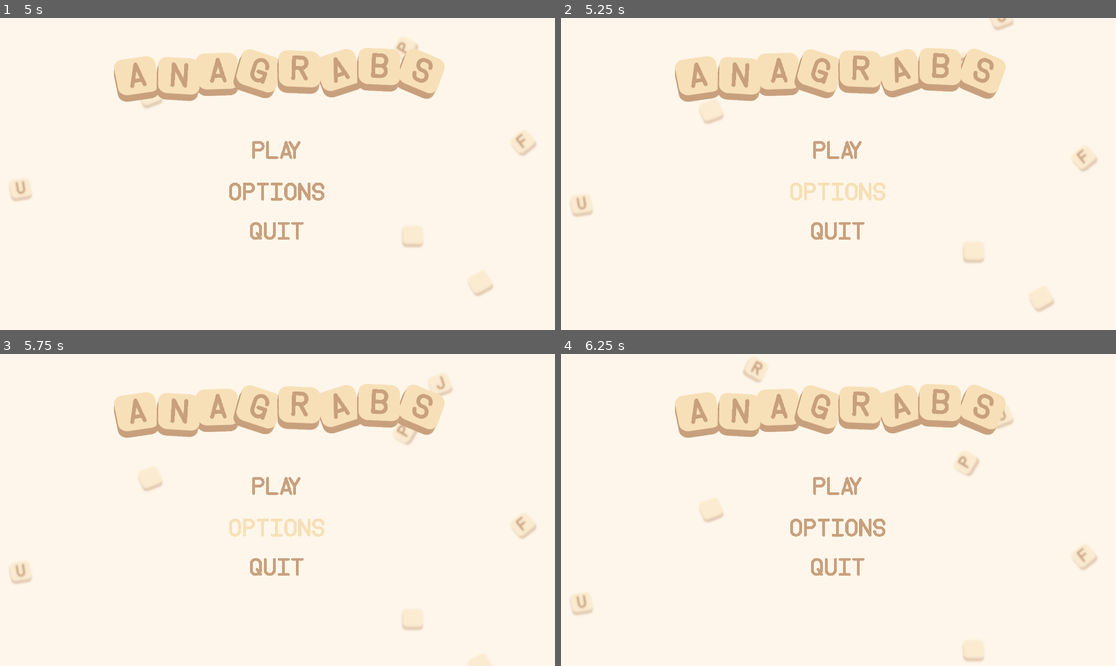
Above: before the commit, frames 1-4 (two rows, left to right).
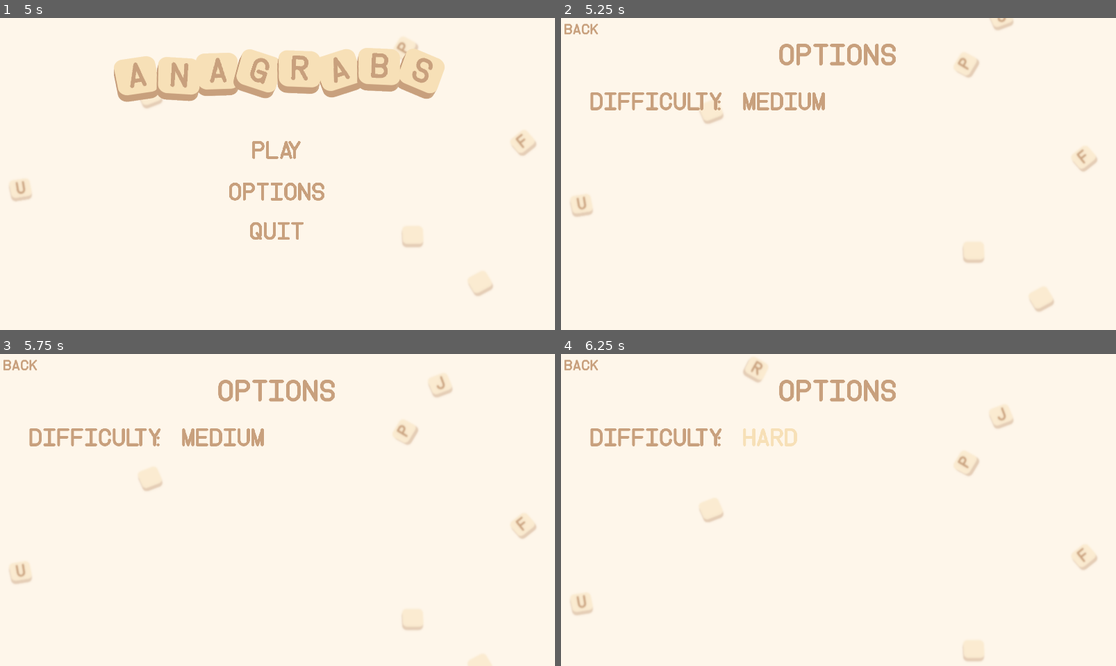
Above: after the commit, the same moments.

Repository: Paperninja20/Anagrabs
Game: Godot game, scene res://MainMenu.tscn
Same seed, same stepped clock (60 frames per second), same inputs: the game is played once before the commit and once after it.
Inputs (mouse positions are in pixels of both pictures, inside the frame that each line leads up to):
- Up to frame 1 (5 s): move the mouse to (399, 158) at 0.52 s; press the mouse at (399, 158) at 0.53 s; release the mouse at (399, 158) at 1.25 s; drag from (166, 189) to (249, 236) at 1.27 s; move the mouse to (333, 105) at 2.02 s; press the mouse at (333, 105) at 2.03 s; release the mouse at (333, 105) at 2.75 s; drag from (249, 236) to (111, 127) at 2.77 s; move the mouse to (444, 220) at 3.52 s; press the mouse at (444, 220) at 3.53 s; release the mouse at (444, 220) at 4.25 s; drag from (111, 127) to (194, 96) at 4.27 s
- Up to frame 2 (5.25 s): move the mouse to (866, 174) at 5.02 s; press the mouse at (866, 174) at 5.03 s
- Up to frame 3 (5.75 s): no input
- Up to frame 4 (6.25 s): release the mouse at (866, 510) at 5.75 s; drag from (755, 432) to (727, 525) at 5.77 s

Frame 1 is identical in both runs. In frame 2, 9.7% of the frame differs, in the area x 0-81%, y 1-72%; in frame 3, 9.8%; in frame 4, 9.7%.

Commit message:
Potential Bug fix
Tried fixing the mysterious missing letter bug

Diff:
--- a/Back.gd
+++ b/Back.gd
@@ -10,12 +10,13 @@
 func _ready():
 	pass # Replace with function body.
 
-
-# Called every frame. 'delta' is the elapsed time since the previous frame.
-func _process(delta):
-	if Input.is_action_just_pressed("MouseClick") and hovering:
-		get_tree().call_group("MenuGroup", "show")
-	get_parent().queue_free()
+func _input(event):
+	if event is InputEventMouseButton and hovering:
+		if event.is_pressed():
+			get_tree().call_group("MenuGroup", "show")
+			get_parent().visible = false
+			hovering = false
+			set("custom_colors/font_color", Color("#c9a17e"))
 
 
 func _on_Back_mouse_entered():
--- a/Board.gd
+++ b/Board.gd
@@ -45,7 +45,7 @@
 
 	return false
 
-func replaceTile(firstKey, newTile):
+func replaceTile(firstKey, newTile, scrabbleWords):
 	var replaceTile = tileSlots[firstKey]
 	var replaceLetter = replaceTile.tileLetter
 	var replaceTween = replaceTile.get_node("Tween")
@@ -65,6 +65,19 @@
 	tween.interpolate_property(newTile, "position", Vector2(960, 420), Vector2(firstKey[0], firstKey[1]), 0.2, Tween.TRANS_QUAD, Tween.EASE_OUT)
 	tween.interpolate_property(newTile, "scale", Vector2(0.25, 0.25), Vector2(0.5, 0.5), 0.2, Tween.TRANS_QUAD, Tween.EASE_OUT)
 	tween.start()
+	var lettersOut = []
+	for tile in get_children():
+		if !(tile is Node2D):
+			continue
+		lettersOut.append(tile.tileLetter)
+	for word in get_node("../PlayerWords").get_children():
+		word.calculateNextPlays(lettersOut, scrabbleWords)
+	for word in get_node("../ComputerWords").get_children():
+		if word is Timer:
+			continue
+		word.calculateNextPlays(lettersOut, scrabbleWords)
+
+	get_node("../ComputerWords").calculatePlays()
 	#var timer = Timer.new()
 	#add_child(timer)
 	#timer.wait_time = 0
--- a/ComputerWords.gd
+++ b/ComputerWords.gd
@@ -15,6 +15,12 @@
 # Called when the node enters the scene tree for the first time.
 func _ready():
 	randomize()
+	if Global.difficulty == 1:
+		$CalculationTimer.wait_time = 4
+	elif Global.difficulty == 2:
+		$CalculationTimer.wait_time = 3
+	else:
+		$CalculationTimer.wait_time = 2
 	pass # Replace with function body.
 
 
@@ -24,9 +30,10 @@
 
 
 func _on_Timer_timeout():
-	var diceRoll = randi()%3 + 1
+	var dice = 3
+	var diceRoll = randi()%dice + 1
 	print(diceRoll)
-	if diceRoll == 3:
+	if diceRoll == 1:
 		makePlay()
 	pass # Replace with function body.
 
@@ -85,12 +92,24 @@
 	var tileArray = []
 	var tileArraySorted = []
 	var stolen = false
-	var weightedDice = [1,2,2,3,3,3,3,3,3,3]
-	var playType = weightedDice[rand_range(0, weightedDice.size() - 1)]
+	var easyWeightedDice = [1,2,2,3,3,3,3,3,3,3]
+	var mediumWeightedDice = [1,1,2,2,2,3,3,3,3,3]
+	var hardWeightedDice = [1,1,1,2,2,2,3,3,3,3]
+	var playType
+	if Global.difficulty == 1:
+		playType = easyWeightedDice[rand_range(0, easyWeightedDice.size() - 1)]
+	elif Global.difficulty == 2:
+		playType = mediumWeightedDice[rand_range(0, mediumWeightedDice.size() - 1)]
+	else:
+		playType = hardWeightedDice[rand_range(0, hardWeightedDice.size() - 1)]
+	if possibleStealPlays.empty() and possibleTransformPlays.empty():
+		playType = 3
+	elif possibleStealPlays.empty():
+		playType = randi()%2 + 2
 
 	match playType:
 		1:
-			print('stealing')
+			print("stealing")
 			if !possibleStealPlays.empty():
 				stolen = true
 				play = possibleStealPlays.keys()[rand_range(0, possibleStealPlays.size() - 1)]
@@ -135,9 +154,8 @@
 
 
 		2:
-			print('transforming')
+			print("transforming")
 			if !possibleTransformPlays.empty():
-
 				play = possibleTransformPlays.keys()[rand_range(0, possibleTransformPlays.size() - 1)]
 				var copyOfPlay = play
 				possibleTransformPlays[play].get_parent().remove_child(possibleTransformPlays[play])
@@ -179,9 +197,8 @@
 
 
 		3:
-			print('normal')
+			print("normal")
 			if !possibleTilePlays.empty():
-
 				play = possibleTilePlays[rand_range(0, possibleTilePlays.size() - 1)]
 				var copyOfPlay = play
 				for tile in get_node("../Board").get_children():
@@ -213,9 +230,8 @@
 			else:
 				return
 
-
-
 	print(newWord.word, " is play")
+
 	add_child(newWord)
 	arrangeWords()
 	addWord(tileArraySorted)
--- a/DifficultySelection.gd
+++ b/DifficultySelection.gd
@@ -8,17 +8,28 @@
 
 # Called when the node enters the scene tree for the first time.
 func _ready():
+	updateText()
 	pass # Replace with function body.
 
 
 # Called every frame. 'delta' is the elapsed time since the previous frame.
-func _process(delta):
-	if Input.is_action_just_pressed("MouseClick") and hovering:
-		if Global.difficulty == 3:
-			Global.difficulty = 1
-		else:
-			Global.difficulty += 1
+func _input(event):
+	if event is InputEventMouseButton and hovering:
+		if event.is_pressed():
+			if Global.difficulty == 3:
+				Global.difficulty = 1
+			else:
+				Global.difficulty += 1
+			updateText()
 
+
+func updateText():
+	if Global.difficulty == 1:
+		text = "EASY"
+	elif Global.difficulty == 2:
+		text = "MEDIUM"
+	else:
+		text = "HARD"
 
 func _on_DifficultySelection_mouse_entered():
 	set("custom_colors/font_color", Color("#f8e1b8"))
--- a/MainMenu.tscn
+++ b/MainMenu.tscn
@@ -7,6 +7,7 @@
 [ext_resource path="res://PlayButton.gd" type="Script" id=5]
 [ext_resource path="res://OptionsButton.gd" type="Script" id=6]
 [ext_resource path="res://QuitButton.gd" type="Script" id=7]
+[ext_resource path="res://OptionsMenu.tscn" type="PackedScene" id=8]
 
 [sub_resource type="Shader" id=1]
 code = "shader_type canvas_item;
@@ -41,6 +42,9 @@
 position = Vector2( 965.865, 551.872 )
 scale = Vector2( 1.03329, 1.05295 )
 texture = ExtResource( 1 )
+
+[node name="OptionsScene" parent="." instance=ExtResource( 8 )]
+visible = false
 
 [node name="A" parent="." groups=[
 "MenuGroup",
--- a/Options.tscn
+++ /dev/null
@@ -1,87 +0,0 @@
-[gd_scene load_steps=8 format=2]
-
-[ext_resource path="res://Assets/Instruction Bold.ttf" type="DynamicFontData" id=1]
-[ext_resource path="res://DifficultySelection.gd" type="Script" id=2]
-[ext_resource path="res://Back.gd" type="Script" id=3]
-
-[sub_resource type="DynamicFont" id=1]
-size = 82
-font_data = ExtResource( 1 )
-
-[sub_resource type="DynamicFont" id=2]
-size = 82
-font_data = ExtResource( 1 )
-
-[sub_resource type="DynamicFont" id=3]
-size = 100
-font_data = ExtResource( 1 )
-
-[sub_resource type="DynamicFont" id=4]
-size = 50
-font_data = ExtResource( 1 )
-
-[node name="Options" type="Node2D"]
-
-[node name="Difficulty" type="Label" parent="."]
-margin_left = 80.0
-margin_top = 225.0
-margin_right = 608.0
-margin_bottom = 335.0
-custom_fonts/font = SubResource( 1 )
-custom_colors/font_color = Color( 0.788235, 0.631373, 0.494118, 1 )
-text = "DIFFICULTY:"
-align = 1
-valign = 1
-__meta__ = {
-"_edit_use_anchors_": false
-}
-
-[node name="DifficultySelection" type="Label" parent="Difficulty"]
-margin_left = 550.0
-margin_right = 742.0
-margin_bottom = 110.0
-mouse_filter = 1
-custom_fonts/font = SubResource( 2 )
-custom_colors/font_color = Color( 0.788235, 0.631373, 0.494118, 1 )
-text = "EASY"
-align = 1
-valign = 1
-script = ExtResource( 2 )
-__meta__ = {
-"_edit_use_anchors_": false
-}
-
-[node name="Options" type="Label" parent="."]
-margin_left = 755.0
-margin_top = 50.0
-margin_right = 1166.0
-margin_bottom = 319.0
-grow_horizontal = 2
-custom_fonts/font = SubResource( 3 )
-custom_colors/font_color = Color( 0.788235, 0.631373, 0.494118, 1 )
-text = "OPTIONS
-"
-align = 1
-valign = 1
-__meta__ = {
-"_edit_use_anchors_": false
-}
-
-[node name="Back" type="Label" parent="."]
-margin_left = 12.4726
-margin_right = 131.473
-margin_bottom = 67.0
-mouse_filter = 1
-custom_fonts/font = SubResource( 4 )
-custom_colors/font_color = Color( 0.788235, 0.631373, 0.494118, 1 )
-text = "BACK"
-align = 1
-valign = 1
-script = ExtResource( 3 )
-__meta__ = {
-"_edit_use_anchors_": false
-}
-[connection signal="mouse_entered" from="Difficulty/DifficultySelection" to="Difficulty/DifficultySelection" method="_on_DifficultySelection_mouse_entered"]
-[connection signal="mouse_exited" from="Difficulty/DifficultySelection" to="Difficulty/DifficultySelection" method="_on_DifficultySelection_mouse_exited"]
-[connection signal="mouse_entered" from="Back" to="Back" method="_on_Back_mouse_entered"]
-[connection signal="mouse_exited" from="Back" to="Back" method="_on_Back_mouse_exited"]
--- a/OptionsButton.gd
+++ b/OptionsButton.gd
@@ -4,7 +4,6 @@
 # Declare member variables here. Examples:
 # var a = 2
 # var b = "text"
-var optionsScene = preload("res://Options.tscn")
 var tile = preload("res://Tile.tscn")
 var hovering = false
 
@@ -15,8 +14,11 @@
 func _input(event):
 	if event is InputEventMouseButton and hovering:
 		if event.is_pressed():
-			pass
-		#get_tree().call_group("MenuGroup", "hide")
+			get_tree().call_group("MenuGroup", "hide")
+			get_parent().get_node("OptionsScene").visible = true
+			hide()
+			hovering = false
+			set("custom_colors/font_color", Color("#c9a17e"))
 
 
 func _on_Options_mouse_entered():
@@ -28,4 +30,4 @@
 	hovering = false
 
 func hide():
-	visible = true
+	visible = false
--- /dev/null
+++ b/OptionsMenu.tscn
@@ -0,0 +1,86 @@
+[gd_scene load_steps=8 format=2]
+
+[ext_resource path="res://Back.gd" type="Script" id=1]
+[ext_resource path="res://DifficultySelection.gd" type="Script" id=2]
+[ext_resource path="res://Assets/Instruction Bold.ttf" type="DynamicFontData" id=3]
+
+[sub_resource type="DynamicFont" id=1]
+size = 82
+font_data = ExtResource( 3 )
+
+[sub_resource type="DynamicFont" id=2]
+size = 82
+font_data = ExtResource( 3 )
+
+[sub_resource type="DynamicFont" id=3]
+size = 100
+font_data = ExtResource( 3 )
+
+[sub_resource type="DynamicFont" id=4]
+size = 50
+font_data = ExtResource( 3 )
+
+[node name="Options" type="Node2D"]
+
+[node name="Difficulty" type="Label" parent="."]
+margin_left = 80.0
+margin_top = 225.0
+margin_right = 608.0
+margin_bottom = 335.0
+custom_fonts/font = SubResource( 1 )
+custom_colors/font_color = Color( 0.788235, 0.631373, 0.494118, 1 )
+text = "DIFFICULTY:"
+align = 1
+valign = 1
+__meta__ = {
+"_edit_use_anchors_": false
+}
+
+[node name="DifficultySelection" type="Label" parent="Difficulty"]
+margin_left = 550.0
+margin_right = 742.0
+margin_bottom = 110.0
+mouse_filter = 1
+custom_fonts/font = SubResource( 2 )
+custom_colors/font_color = Color( 0.788235, 0.631373, 0.494118, 1 )
+text = "EASY"
+align = 1
+valign = 1
+script = ExtResource( 2 )
+__meta__ = {
+"_edit_use_anchors_": false
+}
+
+[node name="Options" type="Label" parent="."]
+margin_left = 755.0
+margin_top = 50.0
+margin_right = 1166.0
+margin_bottom = 319.0
+custom_fonts/font = SubResource( 3 )
+custom_colors/font_color = Color( 0.788235, 0.631373, 0.494118, 1 )
+text = "OPTIONS
+"
+align = 1
+valign = 1
+__meta__ = {
+"_edit_use_anchors_": false
+}
+
+[node name="Back" type="Label" parent="."]
+margin_left = 12.4726
+margin_right = 131.473
+margin_bottom = 67.0
+mouse_filter = 1
+custom_fonts/font = SubResource( 4 )
+custom_colors/font_color = Color( 0.788235, 0.631373, 0.494118, 1 )
+text = "BACK"
+align = 1
+valign = 1
+script = ExtResource( 1 )
+__meta__ = {
+"_edit_use_anchors_": false
+}
+[connection signal="mouse_entered" from="Difficulty/DifficultySelection" to="Difficulty/DifficultySelection" method="_on_DifficultySelection_mouse_entered"]
+[connection signal="mouse_exited" from="Difficulty/DifficultySelection" to="Difficulty/DifficultySelection" method="_on_DifficultySelection_mouse_exited"]
+[connection signal="mouse_entered" from="Back" to="Back" method="_on_Back_mouse_entered"]
+[connection signal="mouse_exited" from="Back" to="Back" method="_on_Back_mouse_exited"]
--- a/PlayButton.gd
+++ b/PlayButton.gd
@@ -7,9 +7,12 @@
 var hovering = false
 
 # Called when the node enters the scene tree for the first time.
-func _process(delta):
-	if Input.is_action_just_pressed("MouseClick") and hovering:
-		get_tree().change_scene("res://Table.tscn")
+func _input(event):
+	if event is InputEventMouseButton and hovering:
+		if event.is_pressed():
+			get_tree().change_scene("res://Table.tscn")
+			hovering = false
+			set("custom_colors/font_color", Color("#c9a17e"))
 
 
 # Called every frame. 'delta' is the elapsed time since the previous frame.
--- a/Playspace.gd
+++ b/Playspace.gd
@@ -52,7 +52,7 @@
 			else:
 				currentOverrideTile = 1
 			break
-		$Board.replaceTile(firstKey, newTile)
+		$Board.replaceTile(firstKey, newTile, scrabbleWords)
 	else:
 		currentOverrideTile = 1
 		$Board.lettersInPlay.append(newTile.tileLetter)
@@ -63,19 +63,19 @@
 		tween.interpolate_property(newTile, "scale", Vector2(0.25, 0.25), Vector2(0.5, 0.5), 0.2, Tween.TRANS_QUAD, Tween.EASE_OUT)
 		tween.start()
 		$WordBag.updateTileCount(-1)
-	var lettersOut = []
-	for tile in $Board.get_children():
-		if !(tile is Node2D):
-			continue
-		lettersOut.append(tile.tileLetter)
-	for word in $PlayerWords.get_children():
-		word.calculateNextPlays(lettersOut, scrabbleWords)
-	for word in $ComputerWords.get_children():
-		if word is Timer:
-			continue
-		word.calculateNextPlays(lettersOut, scrabbleWords)
-
-	$ComputerWords.calculatePlays()
+		var lettersOut = []
+		for tile in $Board.get_children():
+			if !(tile is Node2D):
+				continue
+			lettersOut.append(tile.tileLetter)
+		for word in $PlayerWords.get_children():
+			word.calculateNextPlays(lettersOut, scrabbleWords)
+		for word in $ComputerWords.get_children():
+			if word is Timer:
+				continue
+			word.calculateNextPlays(lettersOut, scrabbleWords)
+
+		$ComputerWords.calculatePlays()
 
 	pass # Replace with function body.
 
@@ -248,6 +248,9 @@
 			newWord.add_child(tile)
 
 		$PlayerWords.add_child(newWord)
+		for word in $PlayerWords.get_children():
+			word.calculateNextPlays($Board.lettersInPlay, scrabbleWords)
+		$ComputerWords.calculatePlays()
 		#$PlayerWords.arrangeWords()
 		$PlayerWords.addWord(tilesOnBoard)
 		if stolen:
Not shown: 1 places in MainMenu.tscn that only renumber resources
Not shown, changed: export_presets.cfg
Not shown, changed: Anagrabs.exe
Not shown, removed: Anagrabs.pck
